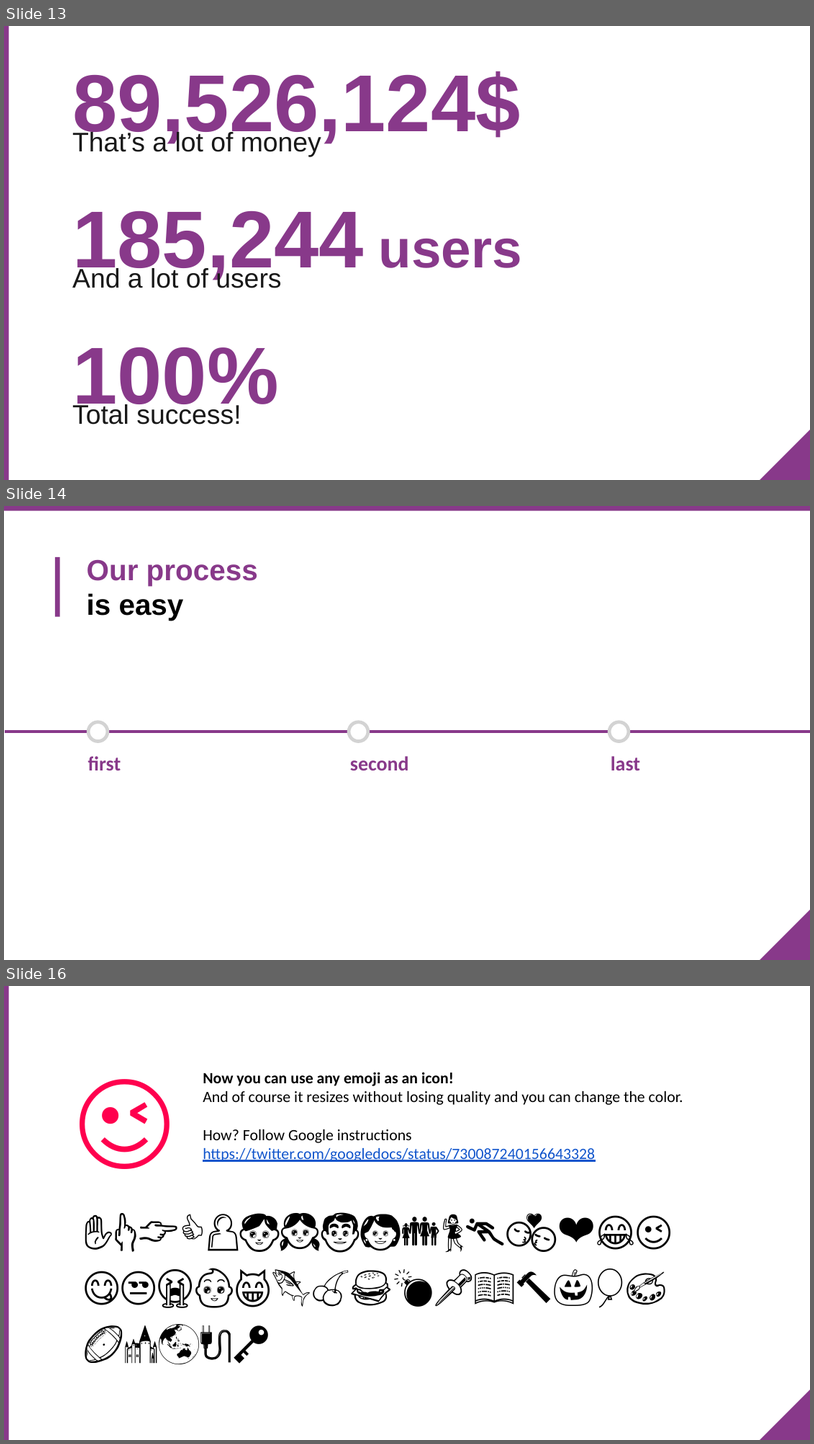
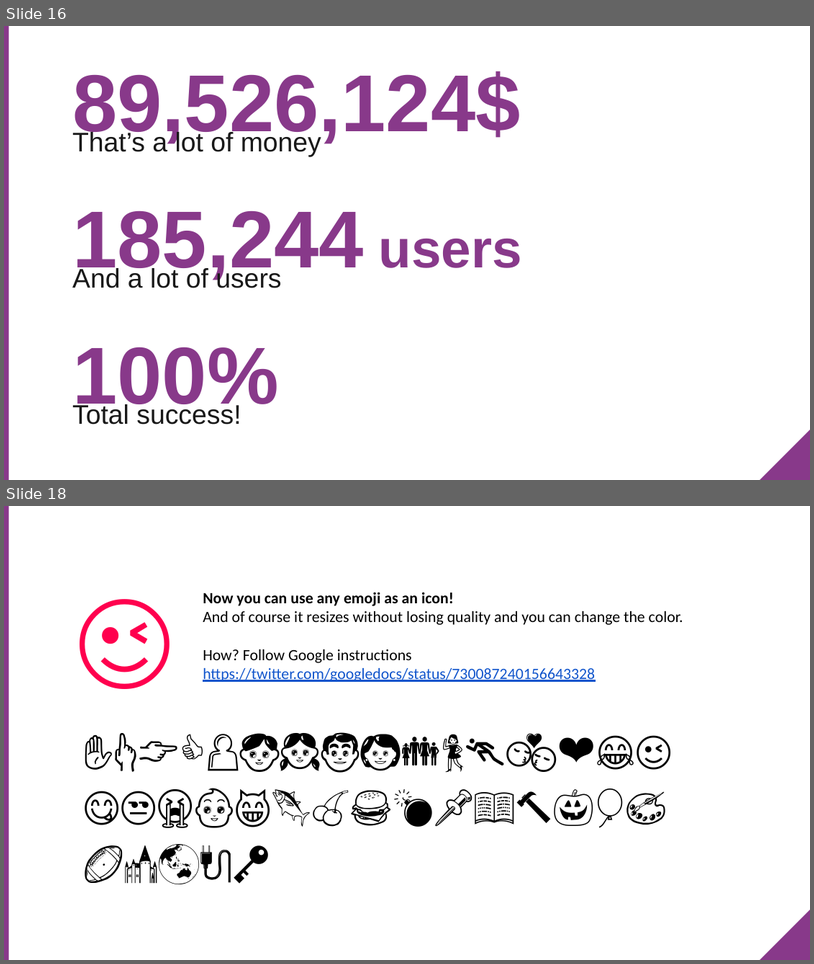
Before and after one commit to pamelamatias/RLadies_MUC, a slide deck: 20170521_2nd_meetup_ggplot2intro/20172105_ggplot2.pptx. Shown one above the other, each under a label of ours: slides 13, 14 and 16 before the commit, slides 16 and 18 after it; the slides between them are not shown. The pictures are 814x1444 and 814x964 pixels, drawn with LibreOffice and Linux fonts; fonts in the diff are those of the drawing; background and template pictures are left out. Boxes give left, top, right and bottom in pixels: in the first picture for what was removed or moved away, otherwise in the second. Text is boxed around its words. In the diff, an @@ line names an element or a change of style, - is before the commit and + after.

```diff
--- a/20170521_2nd_meetup_ggplot2intro/20172105_ggplot2.pptx
+++ b/20170521_2nd_meetup_ggplot2intro/20172105_ggplot2.pptx
@@ slide 14 removed at [4, 506, 810, 960], background #FFFFFF; not listed: 1 template element that a slide beside it also shows @@
@@ rectangle removed at [5, 506, 810, 511] @@
@@ rectangle removed at [55, 557, 59, 616] @@
@@ title removed at [87, 559, 258, 620] @@
-Our process
-is easy
@@ line removed from (5, 732) to (810, 732) @@
@@ ellipse removed at [89, 722, 108, 741] @@
@@ ellipse removed at [349, 722, 368, 741] @@
@@ ellipse removed at [610, 722, 629, 741] @@
@@ text removed at [88, 756, 121, 770] @@
-first
@@ text removed at [350, 756, 409, 770] @@
-second
@@ text removed at [611, 756, 640, 770] @@
-last
@@ what was slide 13 is now slide 16 @@
@@ what was slide 16 is now slide 18 @@
```
Also in this commit, not shown: 4 slides changed, 5 slides added, 2 other slides removed, 2 other files.
